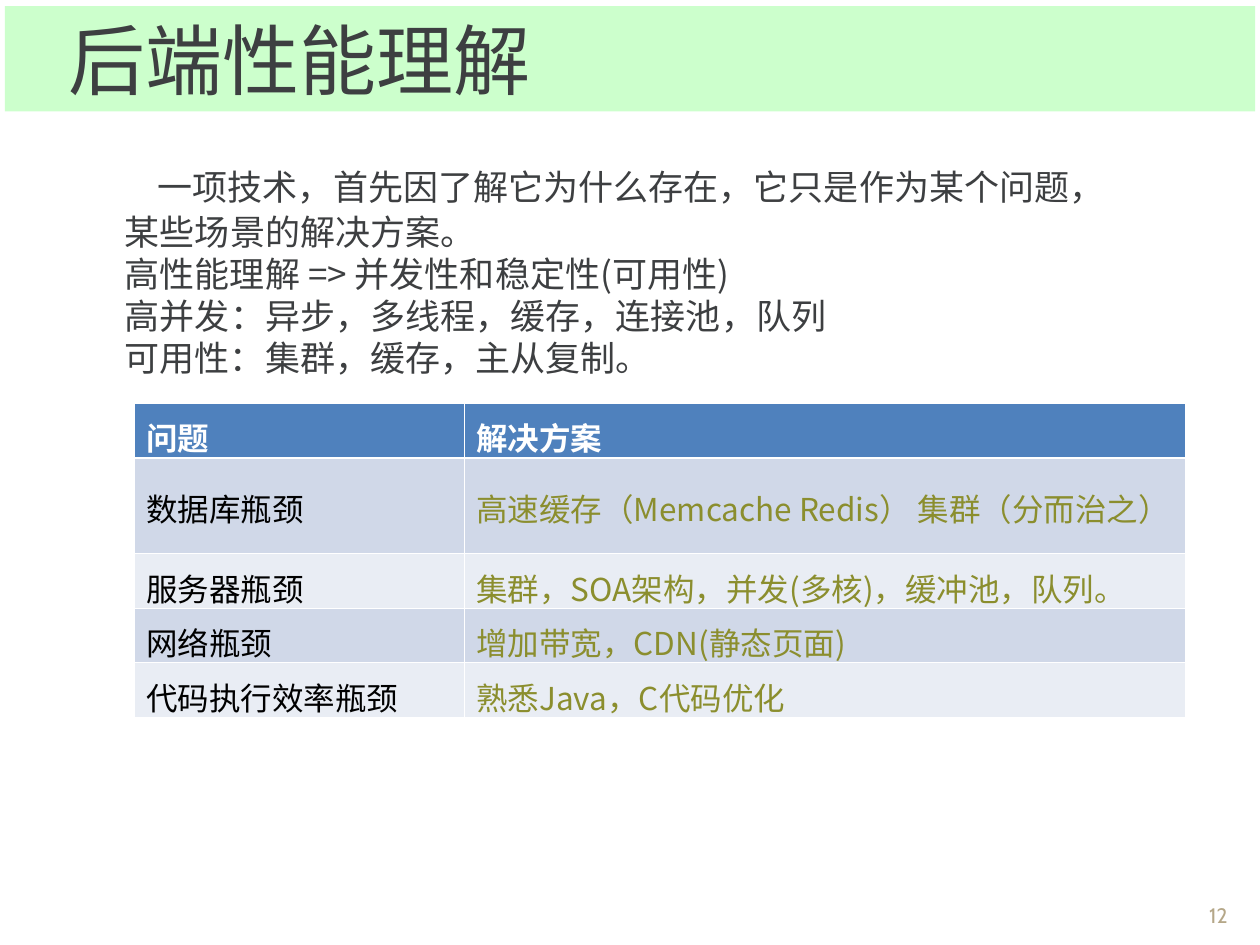
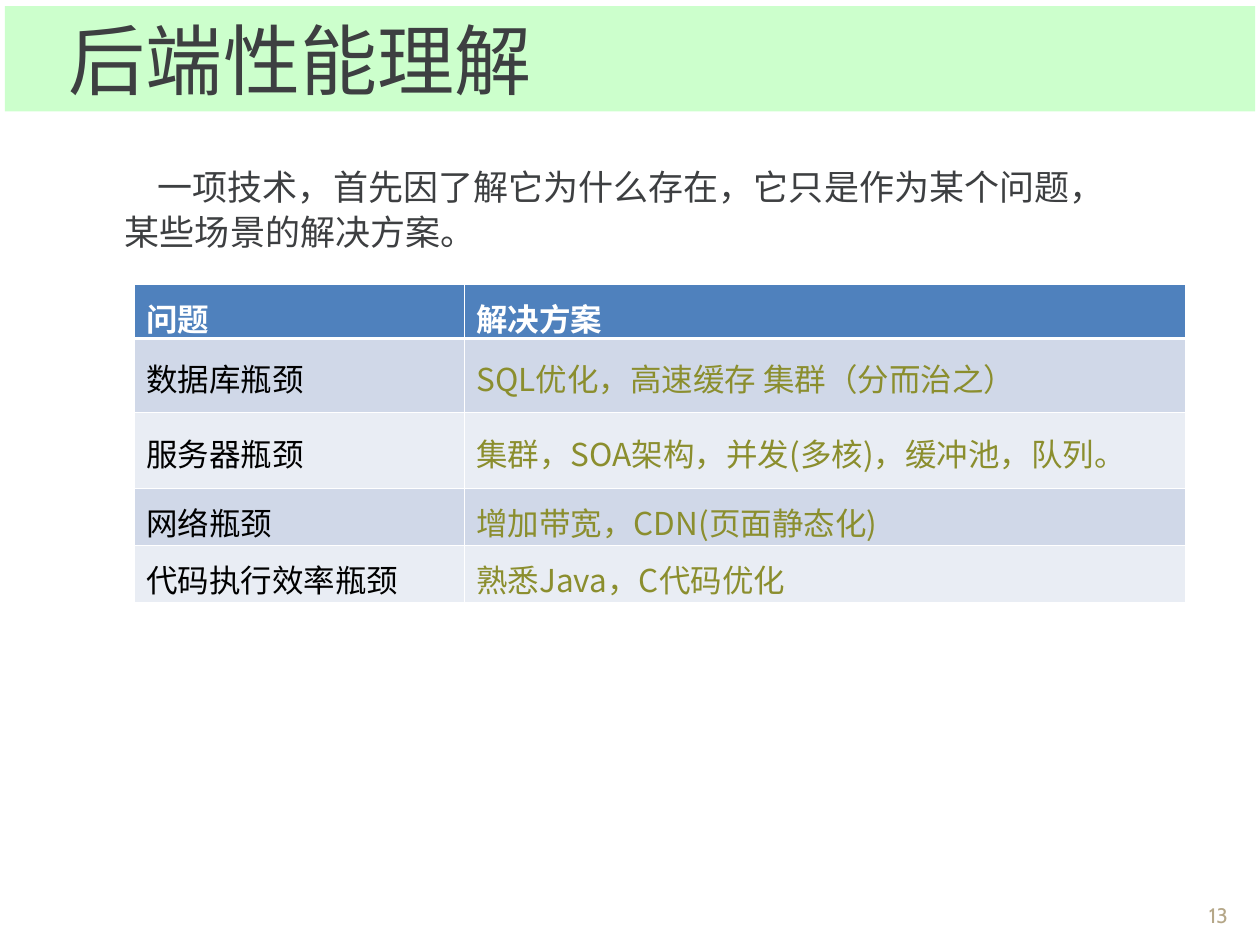
Before and after one commit to Spectrumleeee/Works, a slide deck: slide 13 of document/转正答辩_云平台部_黎光谱.ppt (slide 12 before the commit). Drawn at 1260x945 pixels with LibreOffice and Linux fonts; fonts in the diff are those of the drawing; background and template pictures are left out. Boxes give left, top, right and bottom in pixels: in the first picture for what was removed or moved away, otherwise in the second. Text is boxed around its words. In the diff, an @@ line names an element or a change of style, - is before the commit and + after.

```diff
--- a/document/转正答辩_云平台部_黎光谱.ppt
+++ b/document/转正答辩_云平台部_黎光谱.ppt
@@ text at <box>125,257,826,375</box>: paragraphs removed @@
-高性能理解 => 并发性和稳定性(可用性)
-高并发：异步，多线程，缓存，连接池，队列
-可用性：集群，缓存，主从复制。
@@ table at <box>134,284,1186,602</box> @@
-row 2, column 2: 高速缓存（Memcache Redis） 集群（分而治之）
+row 2, column 2: SQL优化，高速缓存 集群（分而治之）
-row 4, column 2: 增加带宽，CDN(静态页面)
+row 4, column 2: 增加带宽，CDN(页面静态化)
@@ table: place and size @@
-table at <box>134,403,1186,722</box>
+table at <box>134,284,1186,602</box>
@@ page number at <box>1209,908,1228,923</box>: text changed @@
-12
+13
```
Also in this commit, not shown: 4 other slides changed, 2 slides added, 1 slide removed.
